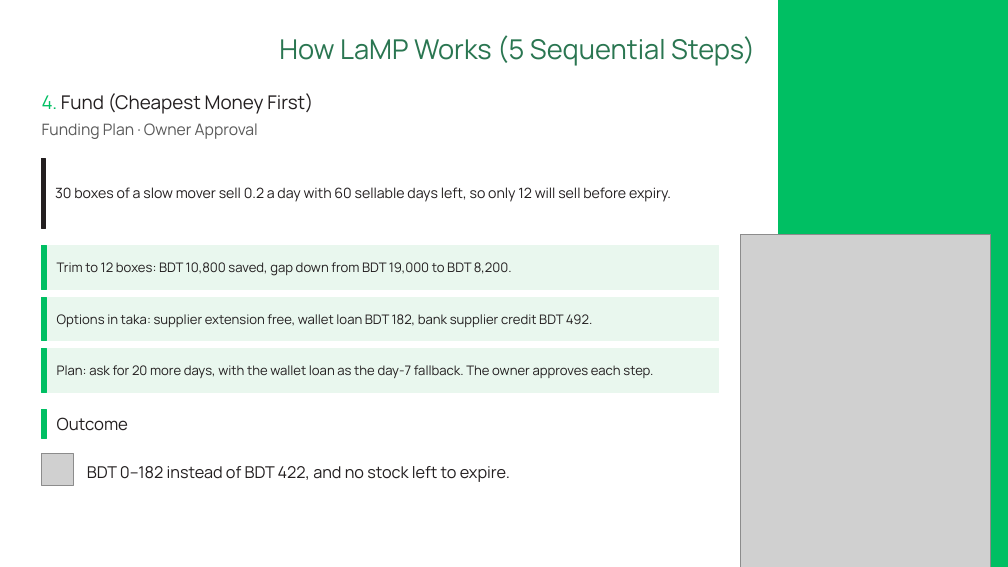
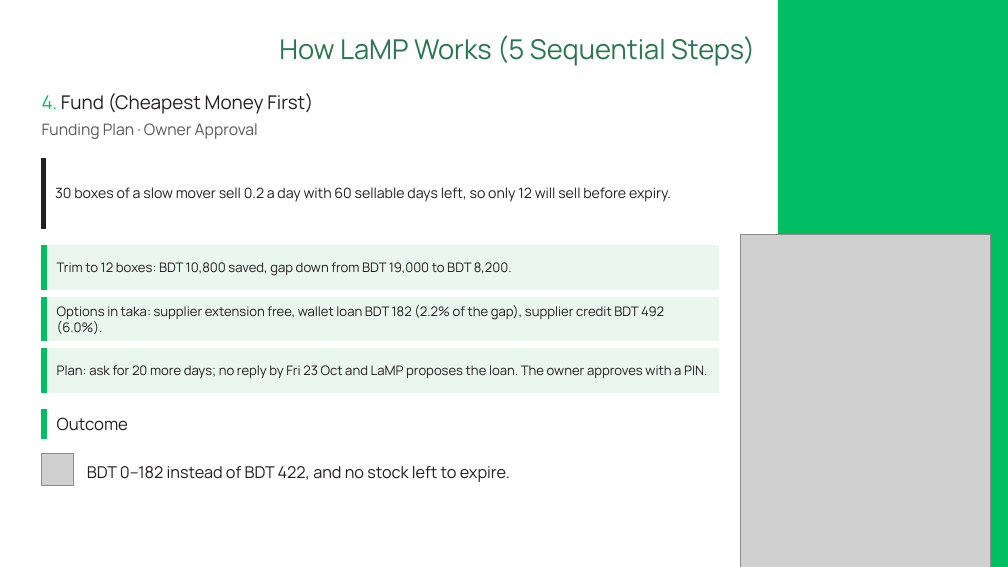
Before and after one commit to ishmam259/lamp-copilot, a slide deck: slide 14 of deck/LaMP-Copilot.pptx. Drawn at 1008x567 pixels with LibreOffice and Linux fonts; fonts in the diff are those of the drawing; grey boxes stand for pictures. Boxes give left, top, right and bottom in pixels: in the first picture for what was removed or moved away, otherwise in the second. Text is boxed around its words. In the diff, an @@ line names an element or a change of style, - is before the commit and + after.

Commit message:
docs, deck: v3 and P3 work in the technical doc, security report and deck (shelf-life credit, catalogue, borrowing ceiling, follow-through, PIN and Pause, hash-chained log, value ledger, wallet check, explain rows, red-team 26/26, intent eval, simulation, judge link); PDFs re-exported

```diff
--- a/deck/LaMP-Copilot.pptx
+++ b/deck/LaMP-Copilot.pptx
@@ text at [57,305,664,334]: text changed @@
-Options in taka: supplier extension free, wallet loan BDT 182, bank supplier credit BDT 492.
+Options in taka: supplier extension free, wallet loan BDT 182 (2.2% of the gap), supplier credit BDT 492 (6.0%).
@@ text at [57,365,707,378]: text changed @@
-Plan: ask for 20 more days, with the wallet loan as the day-7 fallback. The owner approves each step.
+Plan: ask for 20 more days; no reply by Fri 23 Oct and LaMP proposes the loan. The owner approves with a PIN.
```
Also in this commit, not shown: 6 other slides changed, 7 other files.
